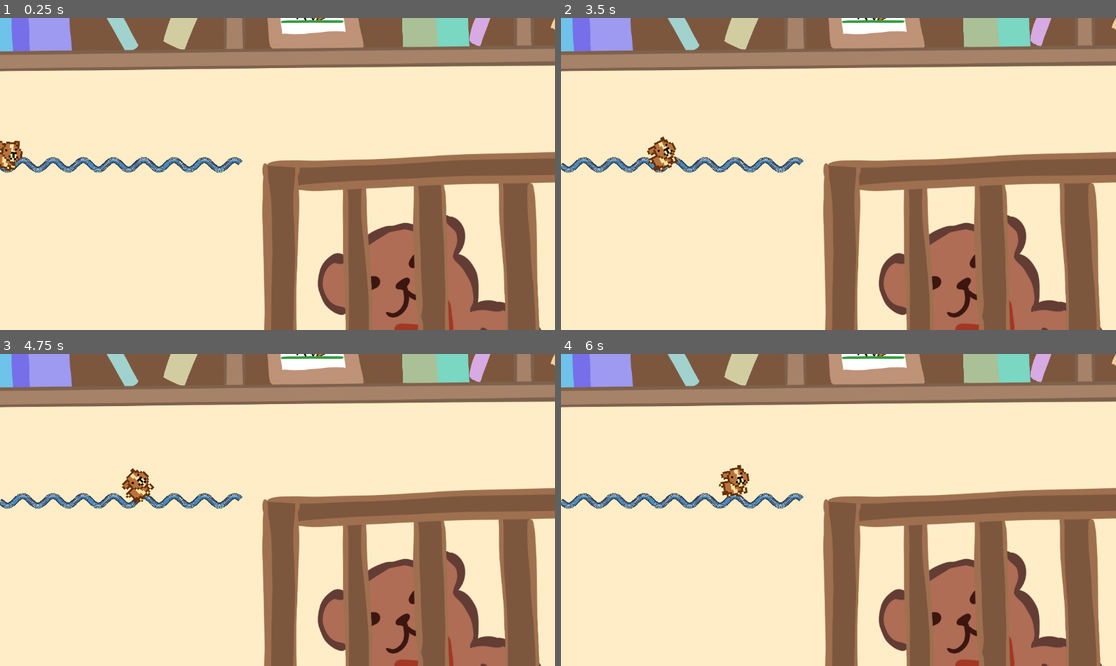
Above: before the commit, frames 1-4 (two rows, left to right).
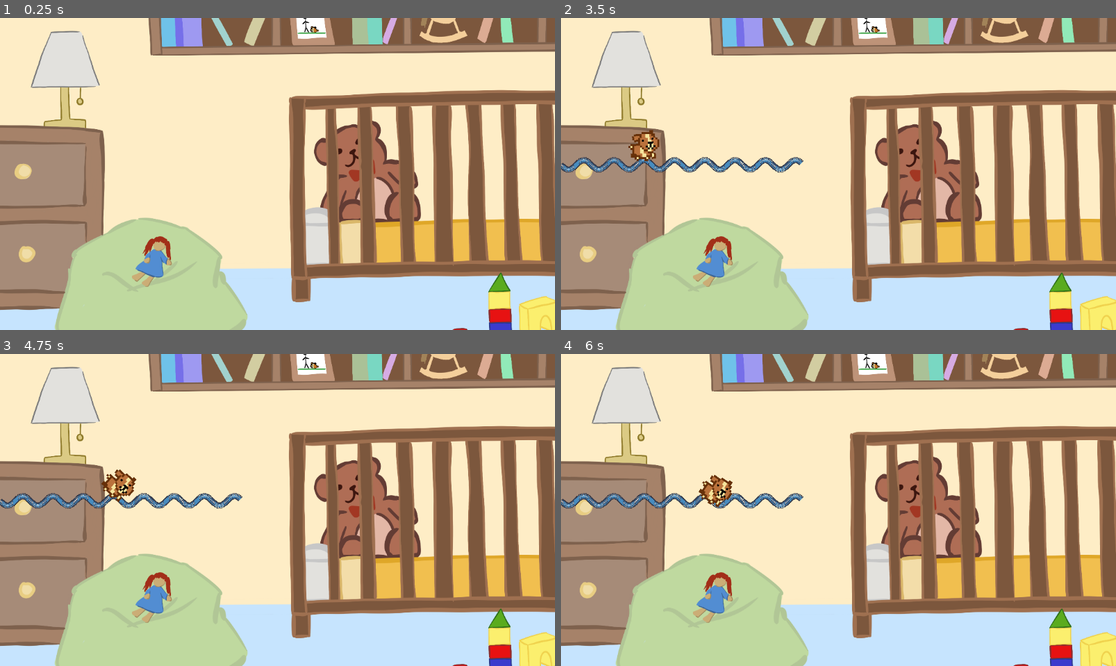
Above: after the commit, the same moments.

Repository: liu-kevin1/HackRPI_11_4_2023
Game: Godot game, scene res://test.tscn
Two runs of this game, one before a commit and one after it. Both use one fixed random seed, a clock stepped at 60 frames per second and the inputs below. The engine's default icon, where the game draws it, is replaced by a stand-in: a white triangle on a blue panel in a dark square.
Inputs (mouse positions are in pixels of both pictures, inside the frame that each line leads up to):
- Up to frame 1 (0.25 s): no input
- Up to frame 2 (3.5 s): move the mouse to (960, 158) at 0.52 s; click (960, 158) at 0.6 s; move the mouse to (727, 189) at 1.27 s; click (727, 189) at 1.35 s; move the mouse to (894, 105) at 2.02 s; click (894, 105) at 2.1 s; move the mouse to (810, 236) at 2.77 s; click (810, 236) at 2.85 s
- Up to frame 3 (4.75 s): move the mouse to (444, 556) at 3.52 s; click (444, 556) at 3.6 s; move the mouse to (111, 463) at 4.27 s; click (111, 463) at 4.35 s
- Up to frame 4 (6 s): move the mouse to (866, 510) at 5.02 s; click (866, 510) at 5.1 s; move the mouse to (755, 432) at 5.77 s; click (755, 432) at 5.85 s

The runs differ from the first frame. In frame 1, 68% of the frame differs, in the area x 0-100%, y 0-100%; in frame 2, 67%; in frame 3, 68%; in frame 4, 68%.

Commit message:
run commands

Diff:
--- a/Godot/character.gd
+++ b/Godot/character.gd
@@ -1,19 +1,23 @@
 extends AnimatedSprite2D
 
-var i = 0;
-var t = 0;
-var g = 2;
-var i_v = -14;
+var i = 0
+var t = 0
+var g = 2
+var i_v = -14
+
 
 
 # Called when the node enters the scene tree for the first time.
 func _ready():
 	scale = Vector2(-4, 4)
 	play("run")
+	position.y = -100
 	pass
 
 # Called every frame. 'delta' is the elapsed time since the previous frame.
 func _process(delta):
+	if(!global.run):
+		return
 	if(i<global.results.size()-1):
 		position = global.results[i]
 		position.y -= 30
@@ -28,11 +32,11 @@
 		print("you loose")
 		if(position.y <= 550):
 			position.x += 2
-			position.y += i_v;
-			i_v += g;
+			position.y += i_v
+			i_v += g
 			rotation_degrees += 9
 		elif(position.y > 550 and t < 120):
-			rotation_degrees = 0;
+			rotation_degrees = 0
 			scale = Vector2(4, 4)
 			play("explosion")
 			t += 1
--- a/Godot/global_vars.gd
+++ b/Godot/global_vars.gd
@@ -1,4 +1,6 @@
 extends Node
 
+var equation = "10sin(1/10x)+5"
 var results;
 var win;
+var run = false;
--- a/Godot/main.gd
+++ b/Godot/main.gd
@@ -1,13 +1,12 @@
 extends Node
 
 #var drawer
-
+var run = false;
 
 # Called when the node enters the scene tree for the first time.
-func _ready():
+func calculate():
 	#print("test")
-	var equation = "10sin(1/10x)+5"
-	#var equation = "1/5x"
+	var equation = global.equation
 	var start = 0
 	var stop = 500
 	var step = 1
@@ -57,4 +56,7 @@
 
 # Called every frame. 'delta' is the elapsed time since the previous frame.
 func _process(delta):
-	pass
+	if(!run):
+		if Input.is_action_just_pressed("left_click"):
+			global.run = true
+			calculate()
--- a/Godot/project.godot
+++ b/Godot/project.godot
@@ -18,3 +18,11 @@
 [autoload]
 
 global="*res://global_vars.gd"
+
+[input]
+
+left_click={
+"deadzone": 0.5,
+"events": [Object(InputEventMouseButton,"resource_local_to_scene":false,"resource_name":"","device":-1,"window_id":0,"alt_pressed":false,"shift_pressed":false,"ctrl_pressed":false,"meta_pressed":false,"button_mask":0,"position":Vector2(0, 0),"global_position":Vector2(0, 0),"factor":1.0,"button_index":1,"canceled":false,"pressed":false,"double_click":false,"script":null)
+]
+}
--- a/Godot/test.tscn
+++ b/Godot/test.tscn
@@ -118,11 +118,13 @@
 [node name="Sprite_Insert" type="Node"]
 
 [node name="TextureRect" type="TextureRect" parent="."]
-offset_left = -856.0
-offset_top = -327.0
-offset_right = 1939.0
-offset_bottom = 1721.0
+offset_left = -34.0
+offset_top = -120.0
+offset_right = 1360.0
+offset_bottom = 807.0
 texture = ExtResource("5_p2dhq")
+expand_mode = 1
+stretch_mode = 4
 
 [node name="draw_sprite2" type="Node" parent="."]
 
